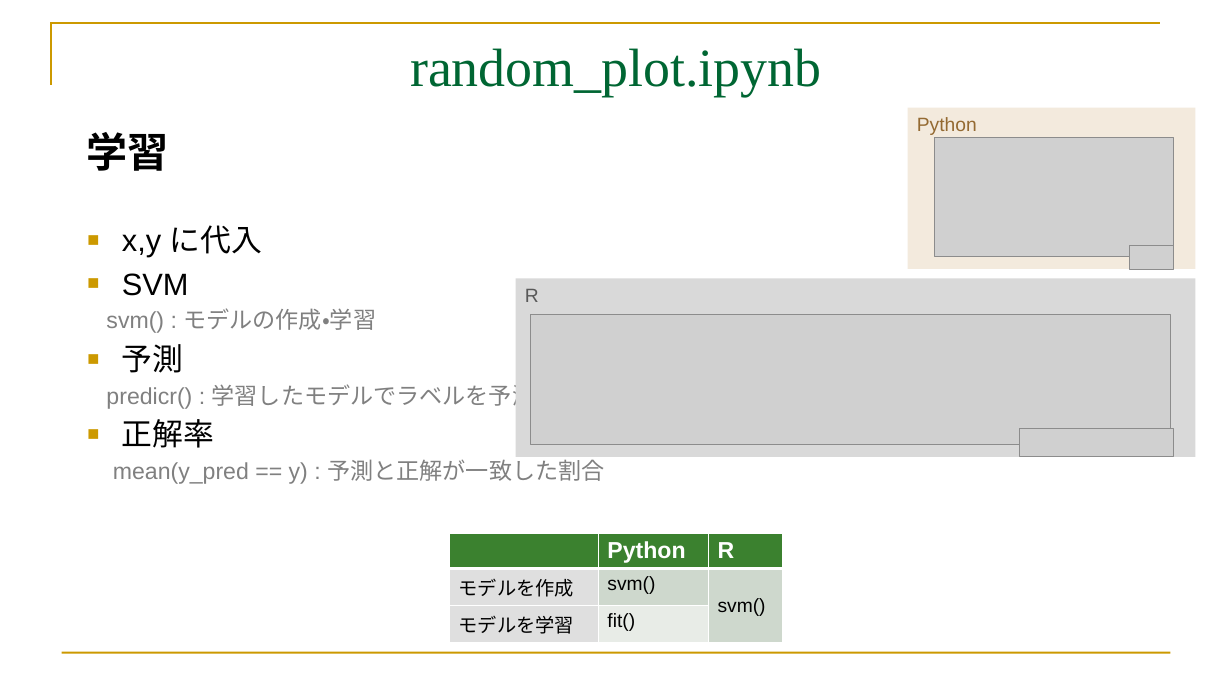
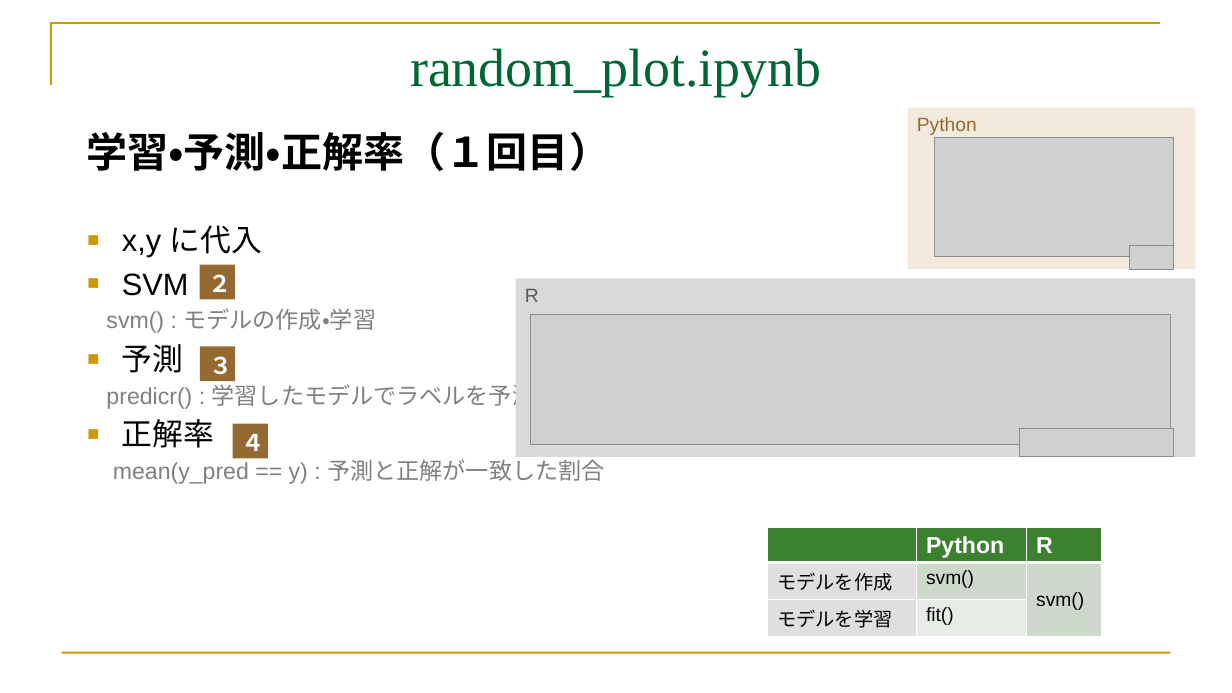
Before and after one commit to mei-517/GoogleColab, a slide deck: slide 16 of GoogleColab.part3.pptx. Drawn at 1232x693 pixels with LibreOffice and Linux fonts; fonts in the diff are those of the drawing; grey boxes stand for pictures. Boxes give left, top, right and bottom in pixels: in the first picture for what was removed or moved away, otherwise in the second. Text is boxed around its words. In the diff, an @@ line names an element or a change of style, - is before the commit and + after.

Commit message:
add 1-3 20260917 random_plot.ipunb完成版

```diff
--- a/GoogleColab.part3.pptx
+++ b/GoogleColab.part3.pptx
@@ text at box(86, 131, 610, 171): text changed @@
-学習
+学習・予測・正解率（１回目）
@@ rectangle added at box(200, 264, 235, 299), fill #946A32, 18 pt, text #FFFFFF, bold @@
+２
@@ rectangle added at box(200, 347, 235, 382), fill #946A32, 18 pt, text #FFFFFF, bold @@
+３
@@ rectangle added at box(233, 424, 268, 459), fill #946A32, 18 pt, text #FFFFFF, bold @@
+４
@@ table: place and size @@
-table at box(449, 533, 782, 638)
+table at box(768, 528, 1101, 632)
```
Also in this commit, not shown: 14 other slides changed, 5 slides added, 1 slide removed, 3 other files.
